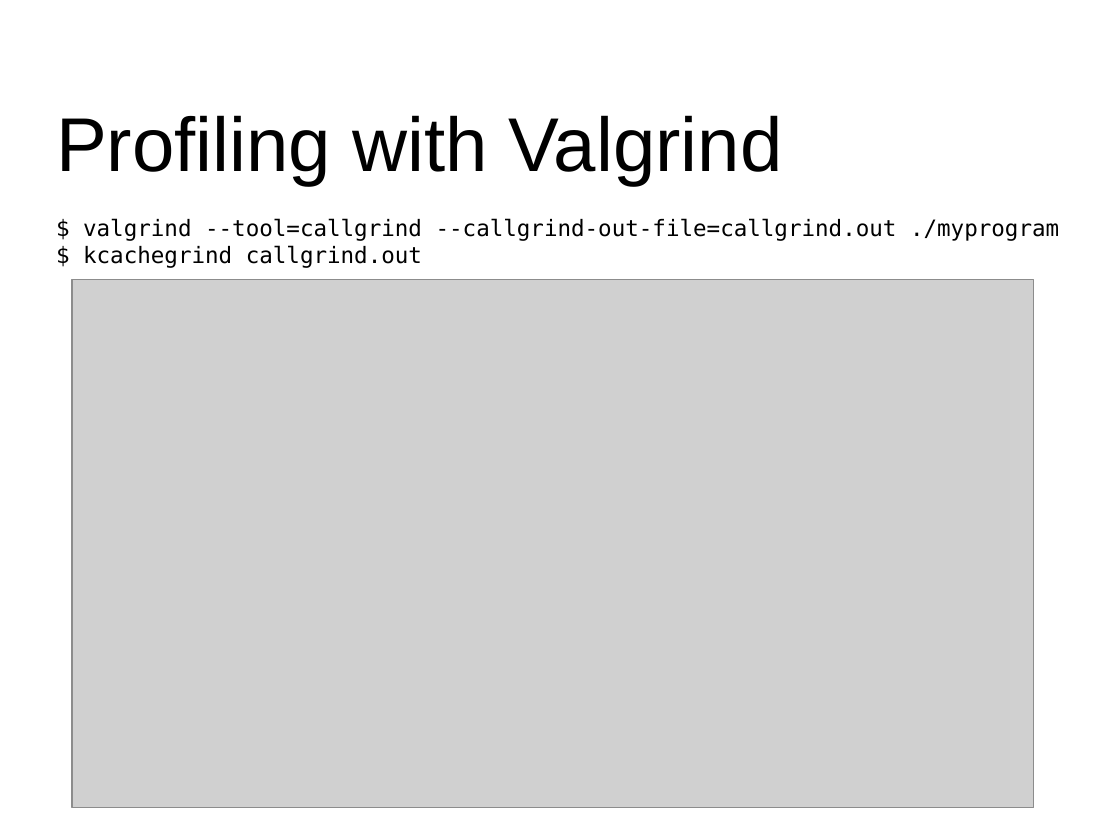
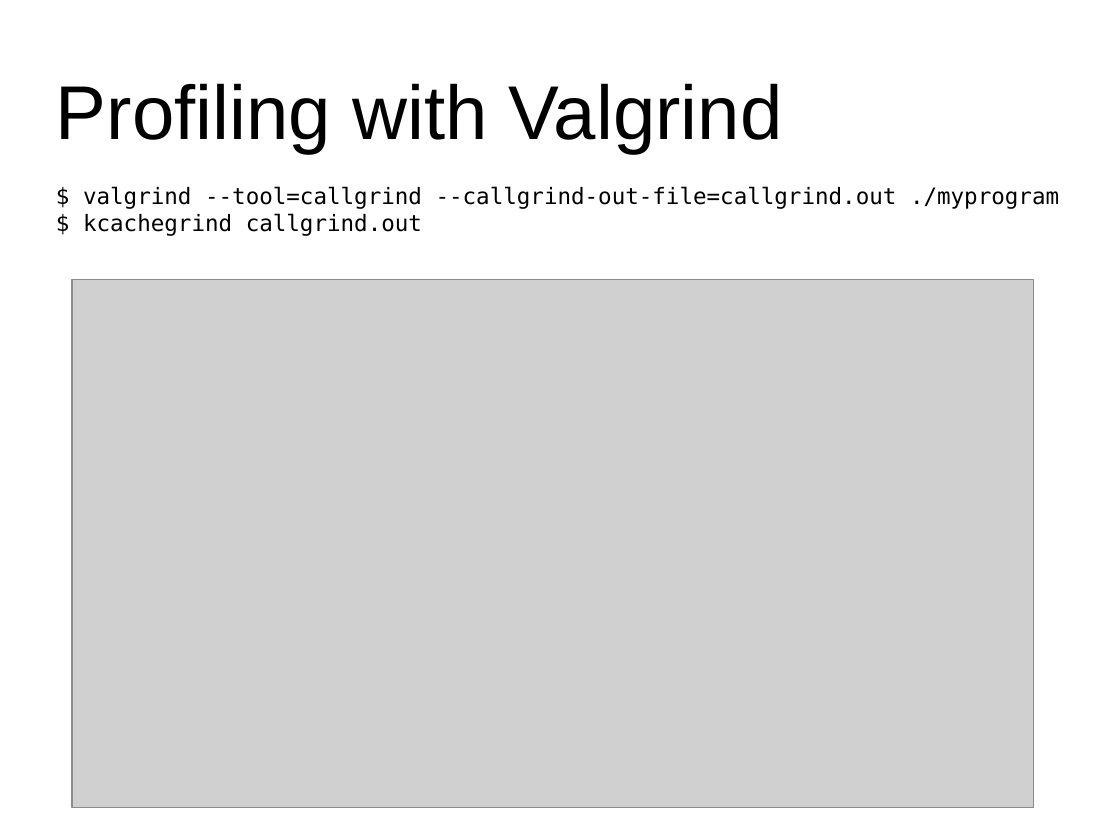
Before and after one commit to wolframroesler/Talks, a slide deck: slide 4 of profiling.odp. Drawn at 1120x840 pixels with LibreOffice and Linux fonts; fonts in the diff are those of the drawing; grey boxes stand for pictures. Boxes give left, top, right and bottom in pixels: in the first picture for what was removed or moved away, otherwise in the second. Text is boxed around its words. In the diff, an @@ line names an element or a change of style, - is before the commit and + after.

Commit message:
Add uftrace and hyperlinks to profiling talk

```diff
--- a/profiling.odp
+++ b/profiling.odp
@@ subtitle "Profiling with Valgrind": place and size @@
-subtitle "Profiling with Valgrind" at (56, 115, 1059, 268)
+subtitle "Profiling with Valgrind" at (56, 83, 1059, 236)
```
Also in this commit, not shown: 2 slides added.
